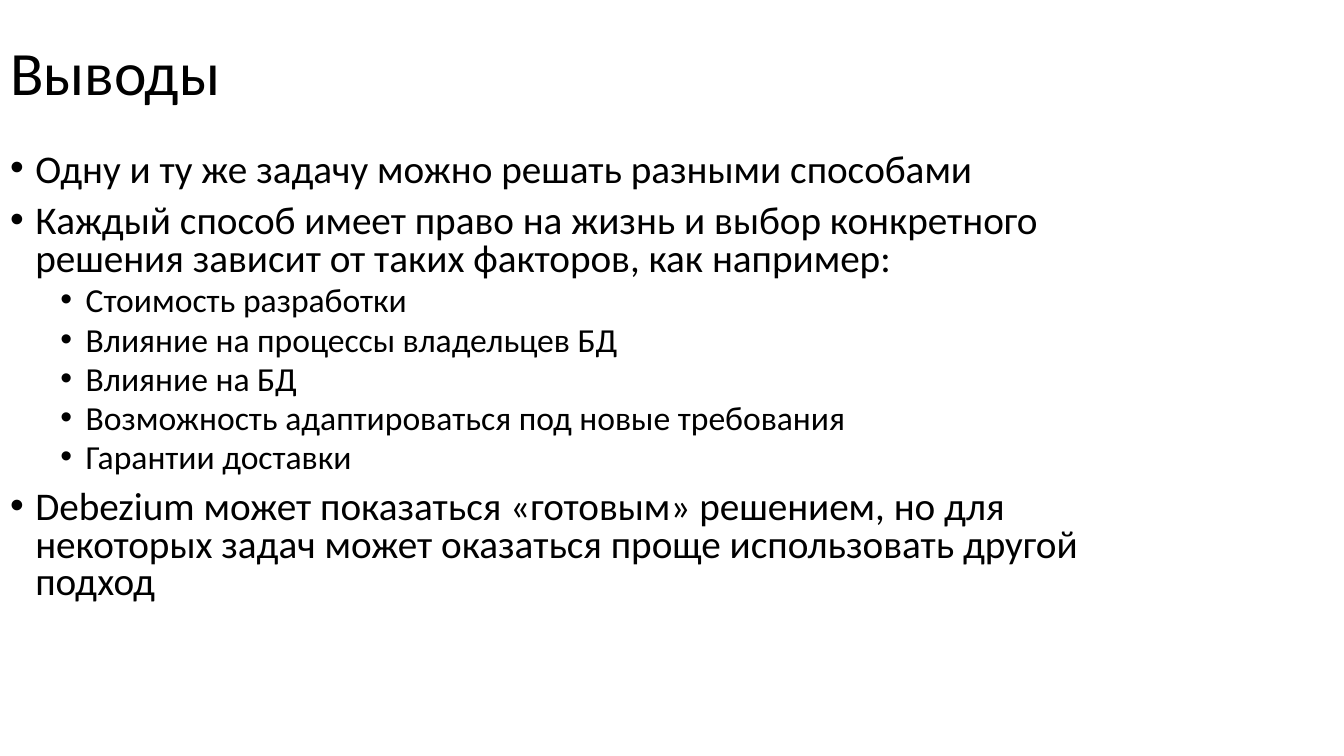
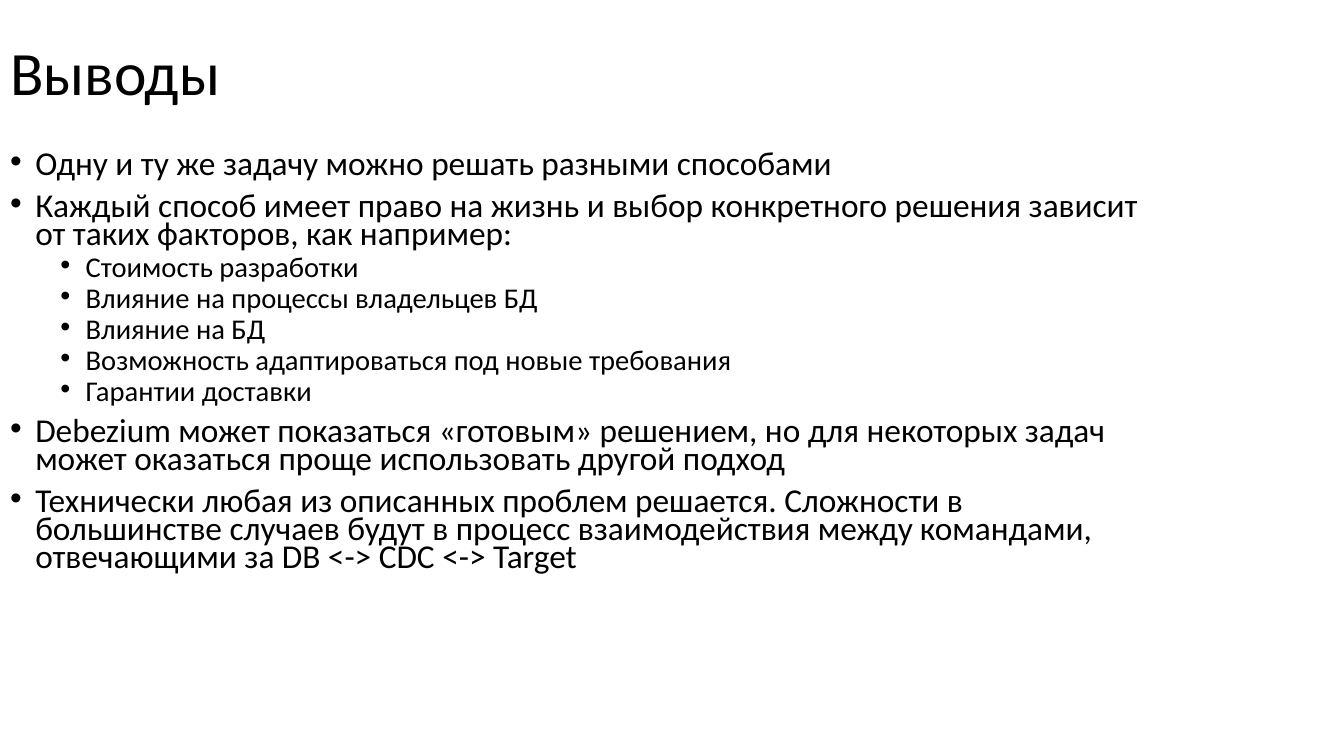
Before and after one commit to nryanov/presentations, a slide deck: slide 45 of smartdata/cdc-via-debezium/debezium-smartdata2025.pptx (slide 42 before the commit). Drawn at 1344x756 pixels with LibreOffice and Linux fonts; fonts in the diff are those of the drawing. Boxes give left, top, right and bottom in pixels: in the first picture for what was removed or moved away, otherwise in the second. Text is boxed around its words. In the diff, an @@ line names an element or a change of style, - is before the commit and + after.

```diff
--- a/smartdata/cdc-via-debezium/debezium-smartdata2025.pptx
+++ b/smartdata/cdc-via-debezium/debezium-smartdata2025.pptx
@@ text at bbox=[35, 152, 1138, 476]: size 28 to 23.8 pt in "Одну и ту же задачу можно решать ...", "Каждый способ имеет право на жизнь и ...", "Debezium может показаться «готовым» решением, но для ..."; size 24 to 20.4 pt in "Стоимость разработки", "Влияние на процессы владельцев БД", "Влияние на БД", "Возможность адаптироваться под новые требования" and 1 more places; line spacing 0.8 to 0.7 @@
@@ text at bbox=[35, 489, 1092, 574]: paragraph added @@
+• Технически любая из описанных проблем решается. Сложности в большинстве случаев будут в процесс взаимодействия между командами, отвечающими за DB <-> CDC <-> Target
```
Also in this commit, not shown: 6 other slides changed, 3 slides added.
